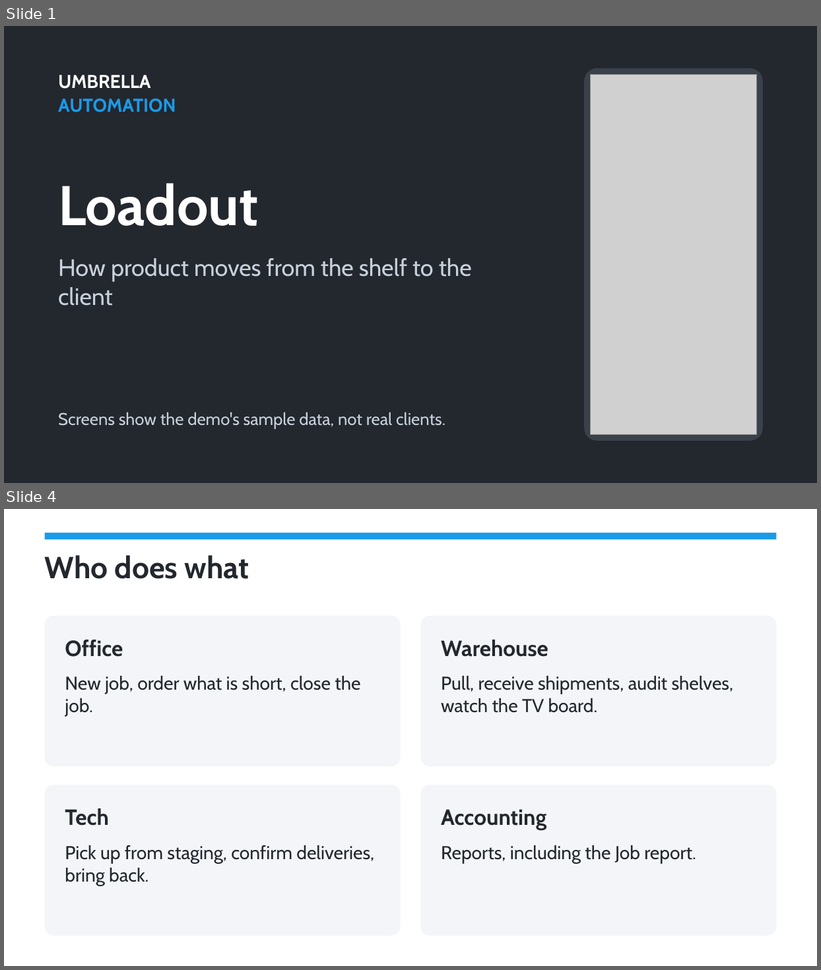
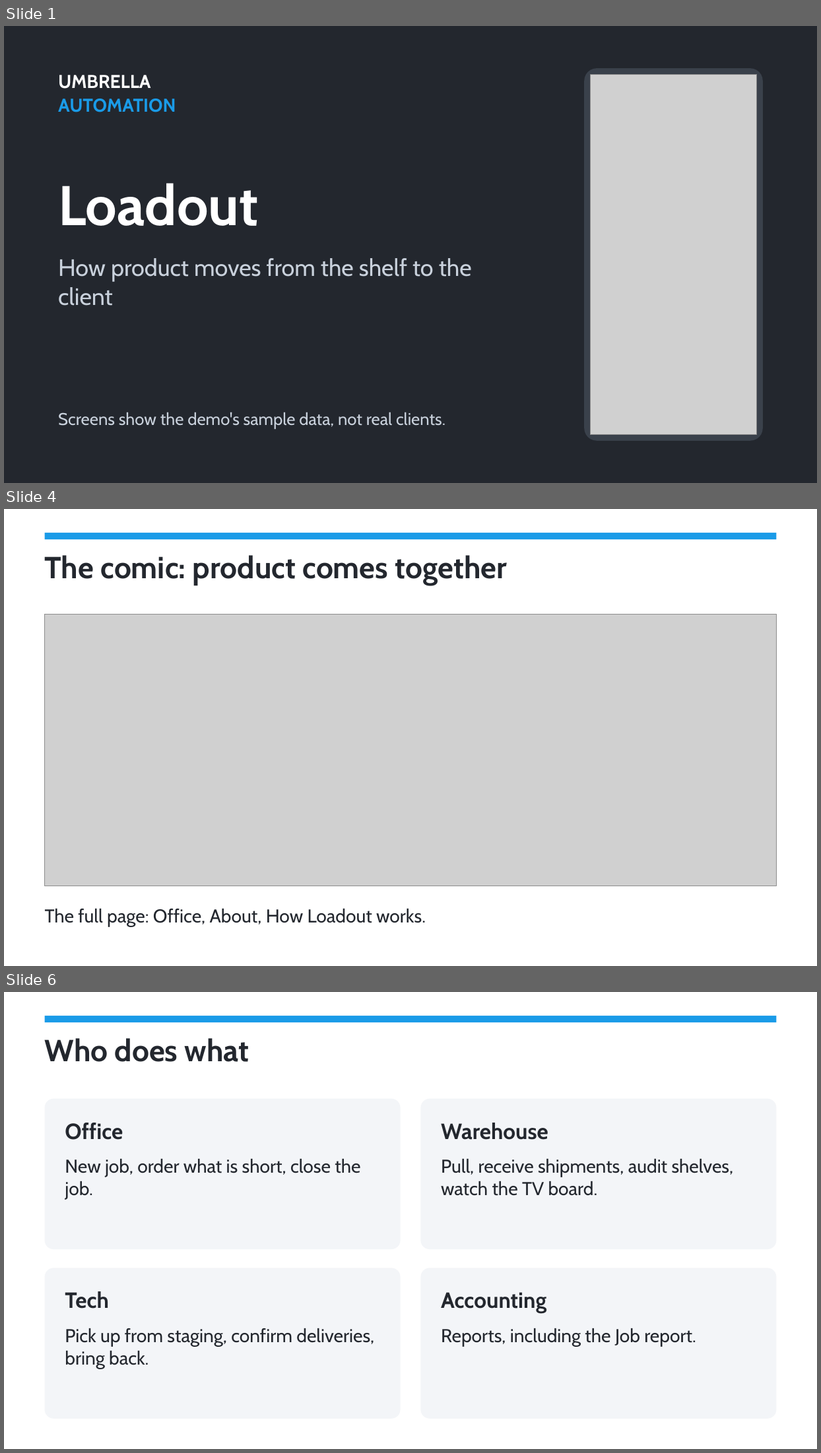
Before and after one commit to frank-umbrella/dev, a slide deck: loadout/training/Loadout-how-it-works.pptx. Shown one above the other, each under a label of ours: slides 1 and 4 before the commit, slides 1, 4 and 6 after it; the slides between them are not shown. The pictures are 821x970 and 821x1453 pixels, drawn with LibreOffice and Linux fonts; fonts in the diff are those of the drawing; grey boxes stand for pictures. Boxes give left, top, right and bottom in pixels: in the first picture for what was removed or moved away, otherwise in the second. Text is boxed around its words. In the diff, an @@ line names an element or a change of style, - is before the commit and + after.

```diff
--- a/loadout/training/Loadout-how-it-works.pptx
+++ b/loadout/training/Loadout-how-it-works.pptx
@@ slide 4 added at <box>4,509,817,966</box>, background #FFFFFF @@
@@ rectangle added at <box>45,533,777,539</box>, fill #1A9BE8 @@
@@ text added at <box>45,555,508,586</box>, 36 pt, text #23272E, bold @@
+The comic: product comes together
@@ picture added at <box>45,614,777,886</box> @@
@@ text added at <box>45,909,426,927</box>, 22 pt, text #23272E @@
+The full page: Office, About, How Loadout works.
@@ what was slide 4 is now slide 6 @@
```
Also in this commit, not shown: 2 slides changed, 2 other slides added, 1 slide removed, 11 other files.
